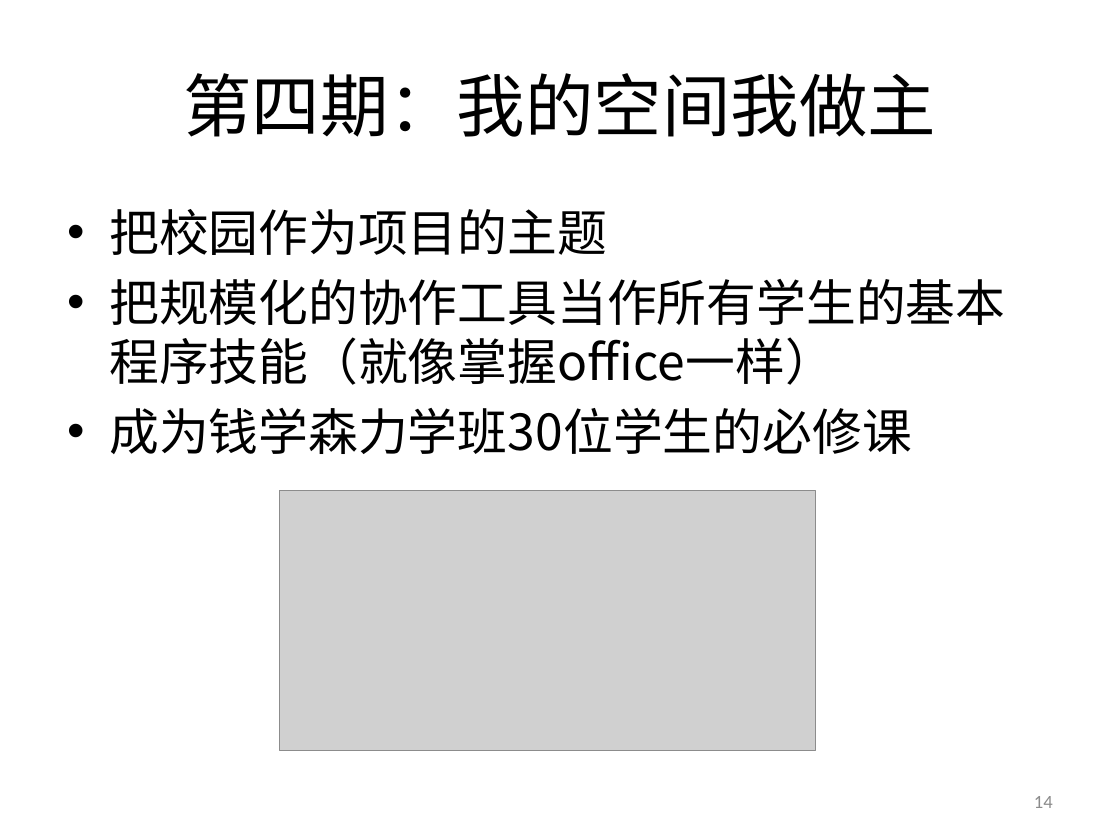
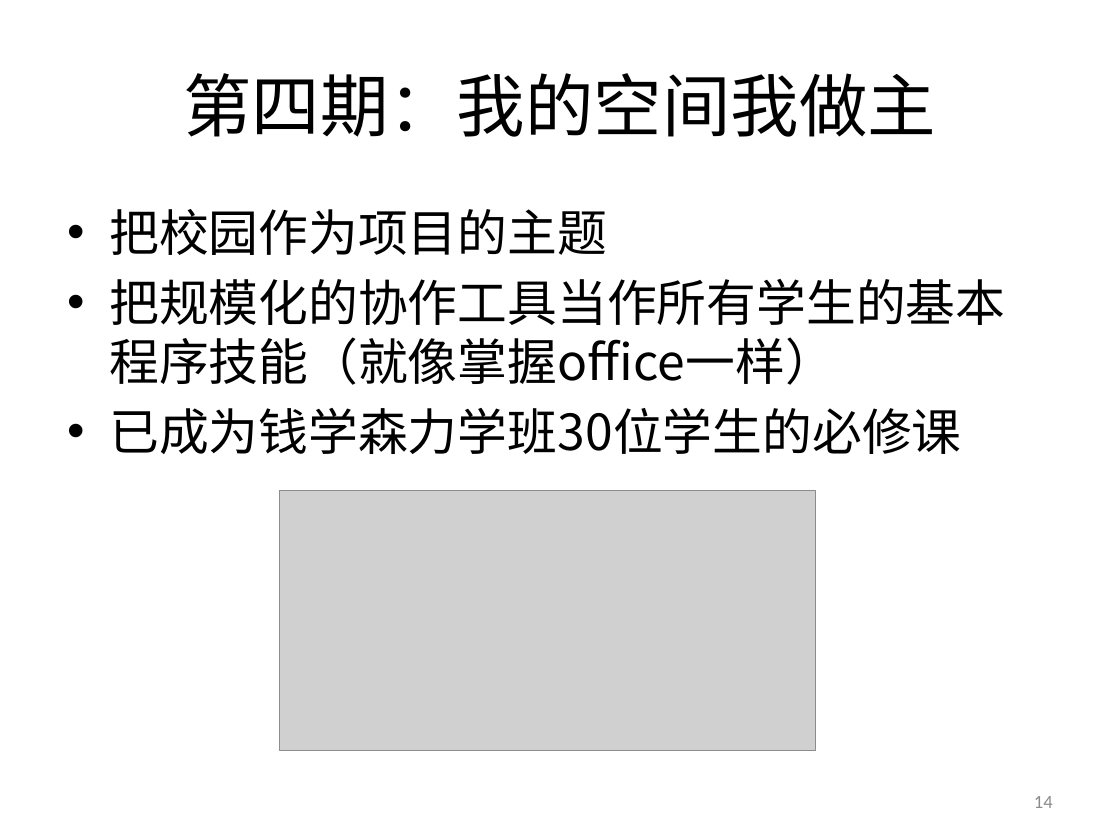
Before and after one commit to woodyme/2014JanXLP, a slide deck: slide 14 of 课程方案/XLP_WorkFLow_CHN.pptx. Drawn at 1120x840 pixels with LibreOffice and Linux fonts; fonts in the diff are those of the drawing; grey boxes stand for pictures; background and template pictures are left out. Boxes give left, top, right and bottom in pixels: in the first picture for what was removed or moved away, otherwise in the second. Text is boxed around its words. In the diff, an @@ line names an element or a change of style, - is before the commit and + after.

Commit message:
Changed some text in the XLPWorkflow PPT

```diff
--- a/课程方案/XLP_WorkFLow_CHN.pptx
+++ b/课程方案/XLP_WorkFLow_CHN.pptx
@@ text at bbox=[109, 408, 961, 454]: text changed @@
-• 成为钱学森力学班30位学生的必修课
+• 已成为钱学森力学班30位学生的必修课
```
